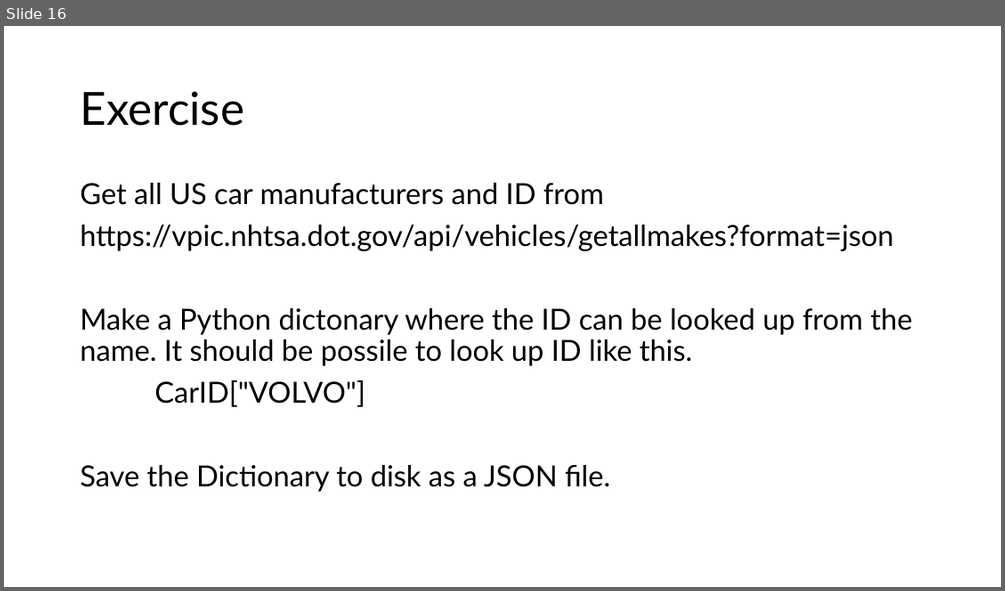
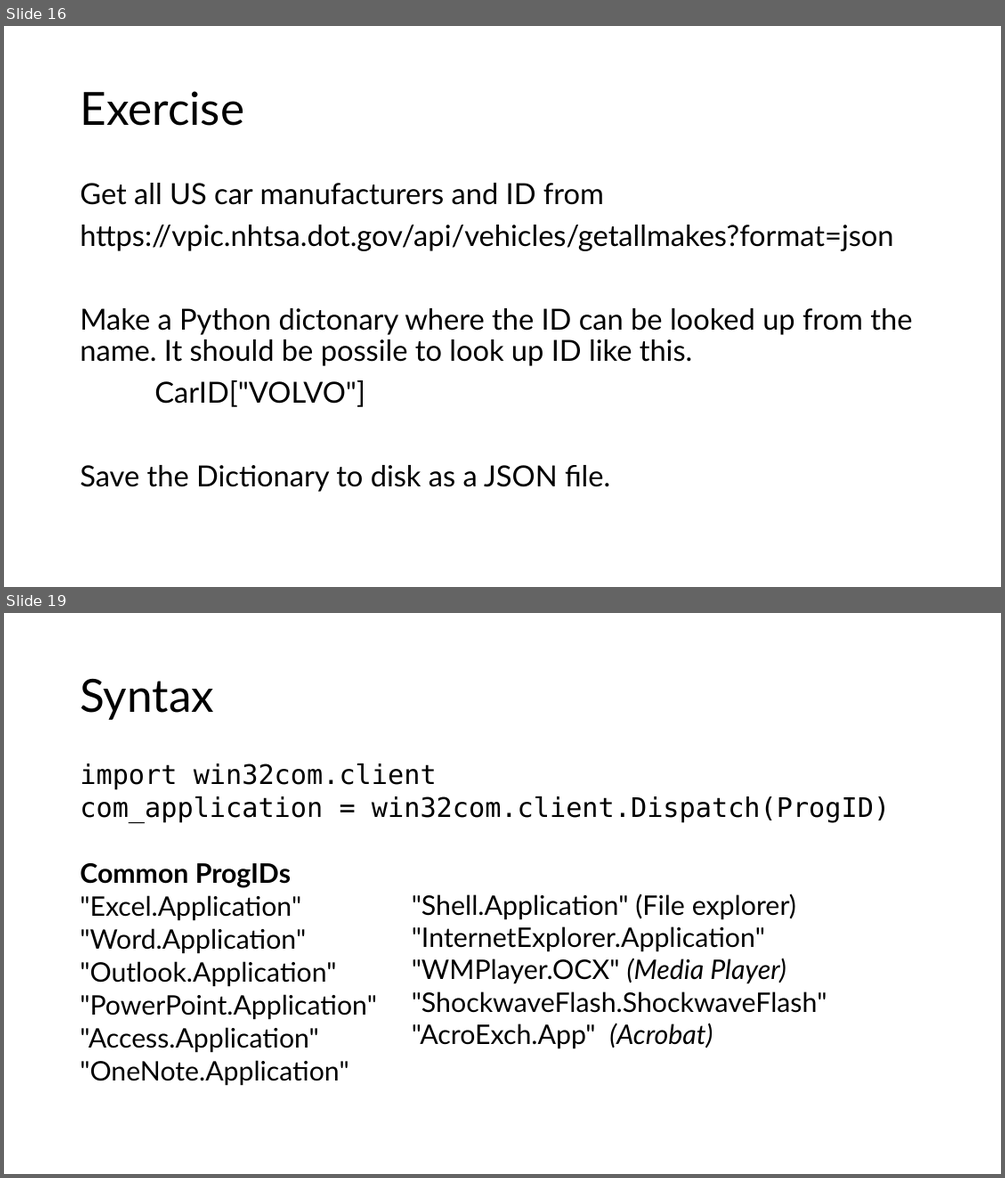
Before and after one commit to BjarneHelgesen/PythonForTestere, a slide deck: PythonForTestere.pptx. Shown one above the other, each under a label of ours: slide 16 before the commit, slides 16 and 19 after it; the slides between them are not shown. The pictures are 1005x591 and 1005x1178 pixels, drawn with LibreOffice and Linux fonts; fonts in the diff are those of the drawing. Boxes give left, top, right and bottom in pixels: in the first picture for what was removed or moved away, otherwise in the second. Text is boxed around its words. In the diff, an @@ line names an element or a change of style, - is before the commit and + after.

```diff
--- a/PythonForTestere.pptx
+++ b/PythonForTestere.pptx
@@ slide 19 added at [4, 613, 1001, 1174], background #FFFFFF at 10% opacity @@
@@ title added at [80, 678, 214, 720], 44 pt, text #000000 @@
+Syntax
@@ text added at [80, 763, 890, 1086], 25.9 pt, text #000000 @@
+import win32com.client
+com_application = win32com.client.Dispatch(ProgID)
+Common ProgIDs
+"Excel.Application"
+"Word.Application"
+"Outlook.Application"
+"PowerPoint.Application"
+"Access.Application"
+"OneNote.Application"
@@ text added at [412, 893, 827, 1049], 26 pt, text #000000 @@
+"Shell.Application" (File explorer)
+"InternetExplorer.Application"
+"WMPlayer.OCX" (Media Player)
+"ShockwaveFlash.ShockwaveFlash"
+"AcroExch.App" (Acrobat)
```
Also in this commit, not shown: 1 slide changed, 3 other slides added, 2 other files.
